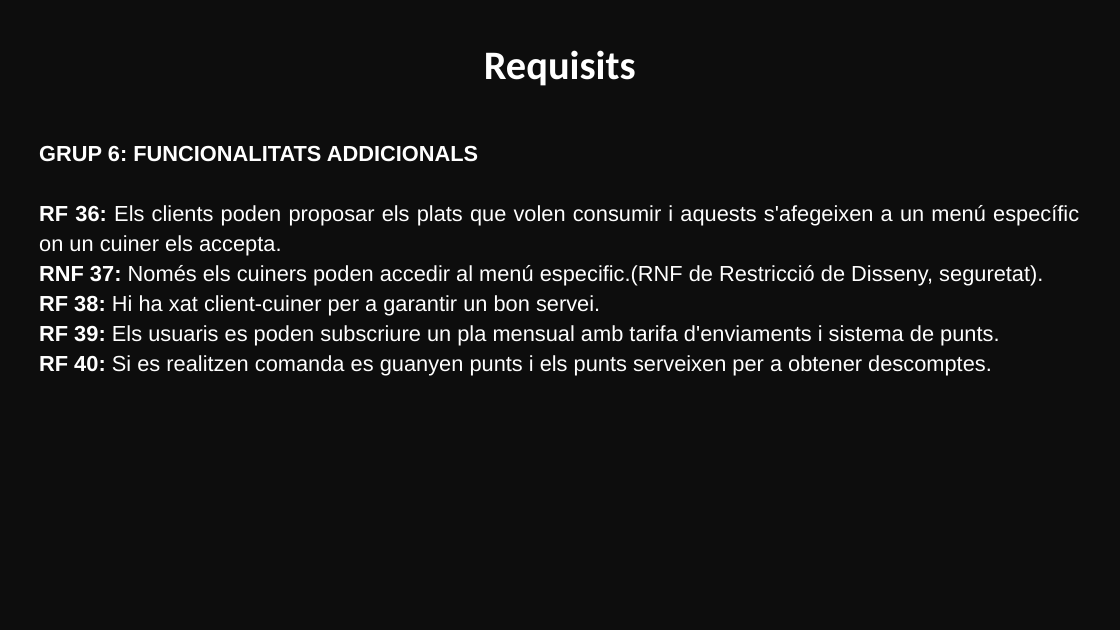
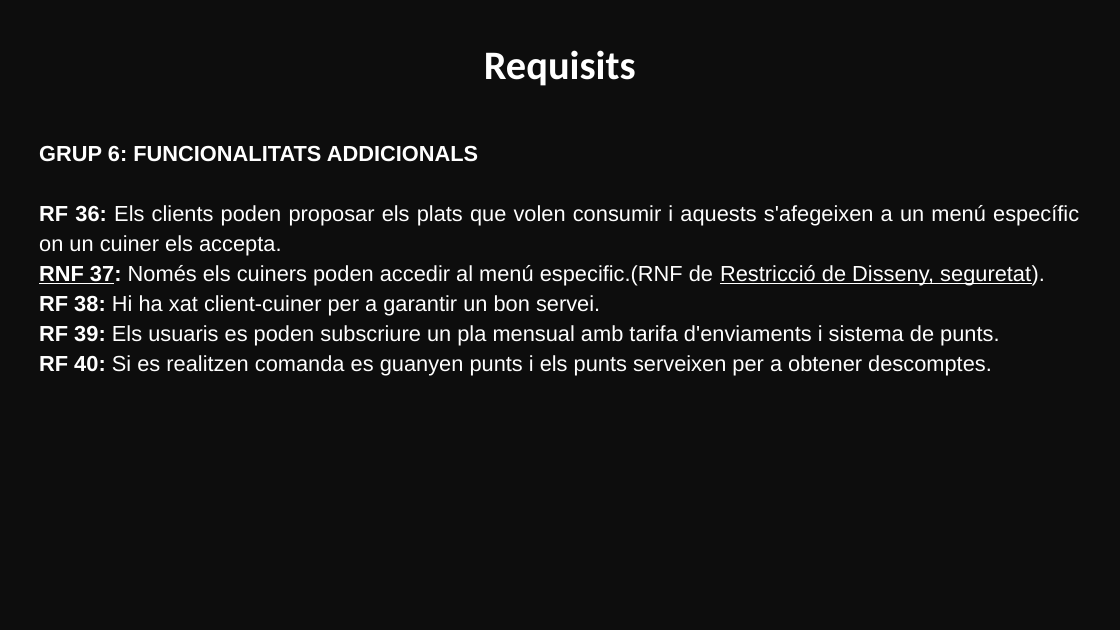
Before and after one commit to marinamceb/ES26UAB-431-05, a slide deck: slide 10 of Documents/Sprint_Reviews/Sprint_Review01.pptx. Drawn at 1120x630 pixels with LibreOffice and Linux fonts; fonts in the diff are those of the drawing. Boxes give left, top, right and bottom in pixels: in the first picture for what was removed or moved away, otherwise in the second. Text is boxed around its words. In the diff, an @@ line names an element or a change of style, - is before the commit and + after.

```diff
--- a/Documents/Sprint_Reviews/Sprint_Review01.pptx
+++ b/Documents/Sprint_Reviews/Sprint_Review01.pptx
@@ text at bbox=[39, 265, 1045, 286]: underline on in "RNF 37: Restricció de Disseny, seguretat)." @@
```
Also in this commit, not shown: 8 other slides changed, 2 other files.
